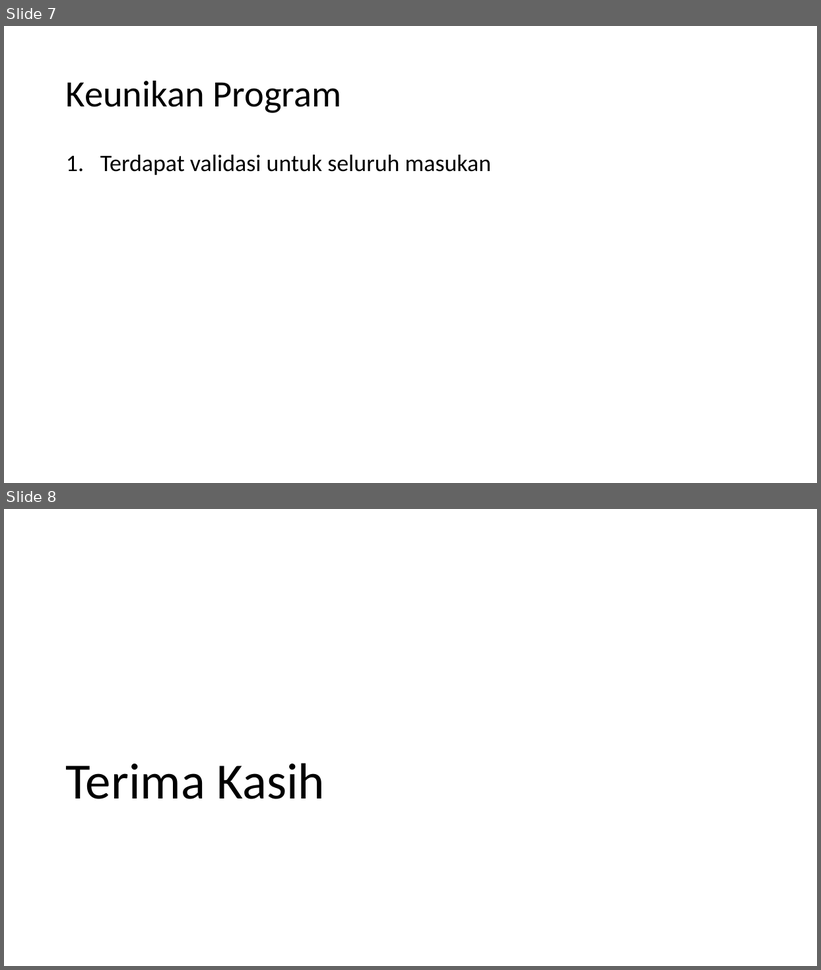
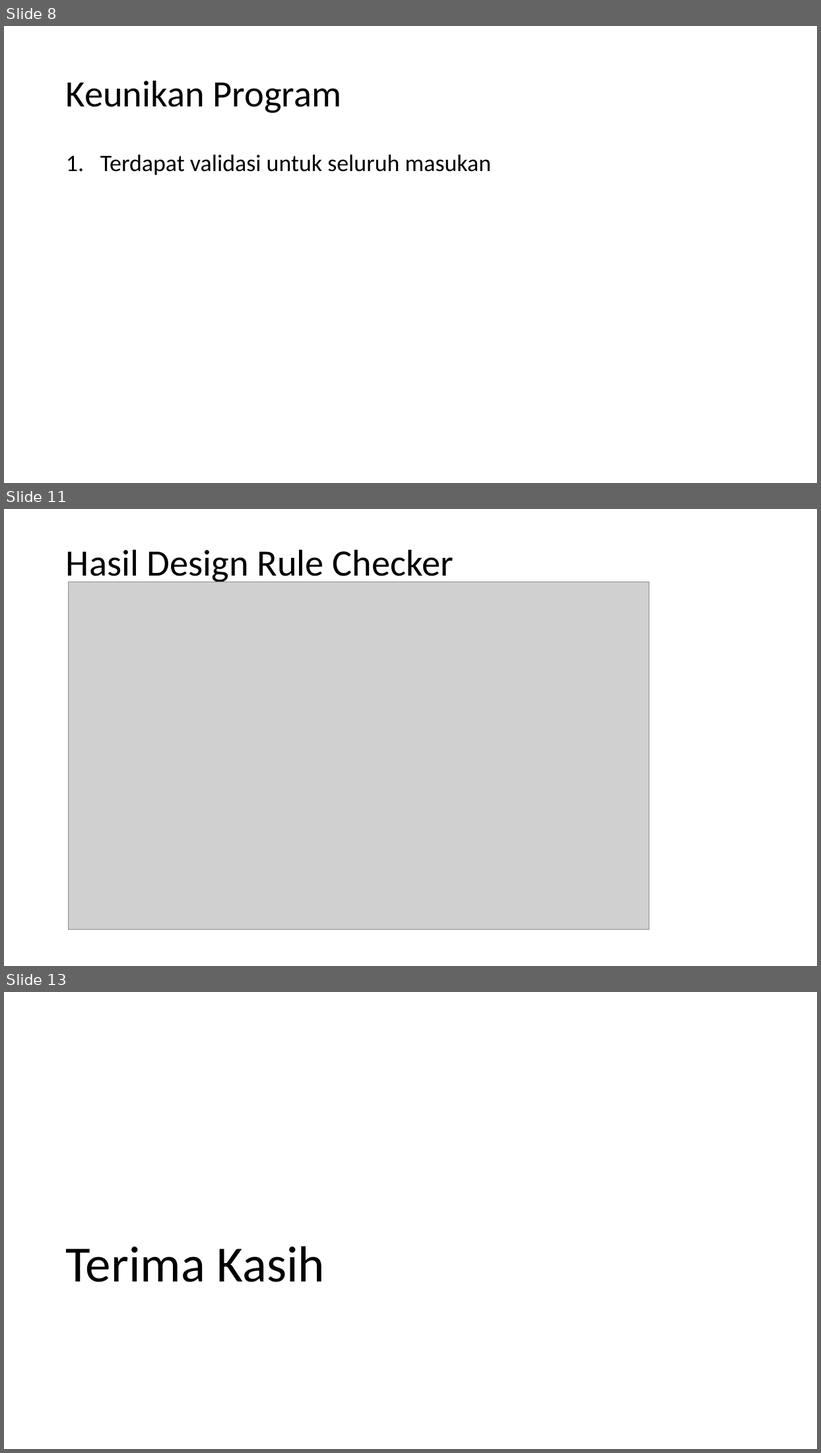
Before and after one commit to Kyunianti19/Tubes_PPMC, a slide deck: Presentasi Tugas Besar PPMC.pptx. Shown one above the other, each under a label of ours: slides 7 and 8 before the commit, slides 8, 11 and 13 after it; the slides between them are not shown. The pictures are 821x970 and 821x1453 pixels, drawn with LibreOffice and Linux fonts; fonts in the diff are those of the drawing; grey boxes stand for pictures. Boxes give left, top, right and bottom in pixels: in the first picture for what was removed or moved away, otherwise in the second. Text is boxed around its words. In the diff, an @@ line names an element or a change of style, - is before the commit and + after.

Commit message:
Hasil Demo/presentasi

```diff
--- a/Presentasi Tugas Besar PPMC.pptx
+++ b/Presentasi Tugas Besar PPMC.pptx
@@ slide 11 added at <box>4,509,817,966</box>, background #FFFFFF @@
@@ title added at <box>66,549,453,585</box>, 44 pt, text #000000 @@
+Hasil Design Rule Checker
@@ picture added at <box>69,582,649,929</box> @@
@@ what was slide 7 is now slide 8 @@
@@ what was slide 8 is now slide 13 @@
```
Also in this commit, not shown: 12 slides changed, 4 other slides added, 10 other files.
